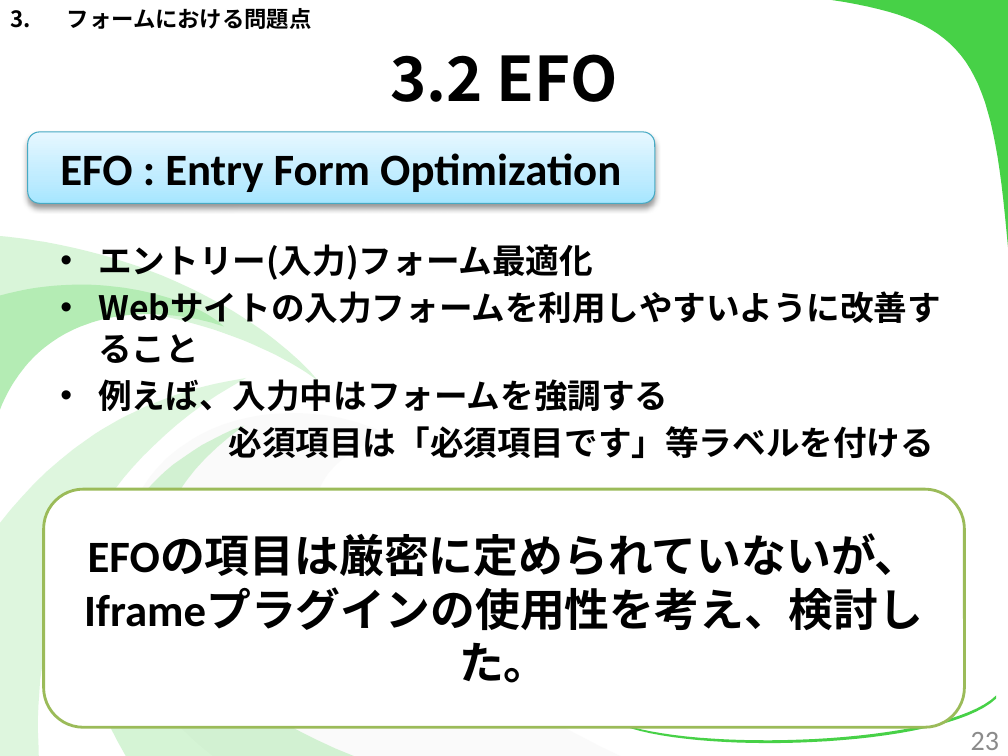
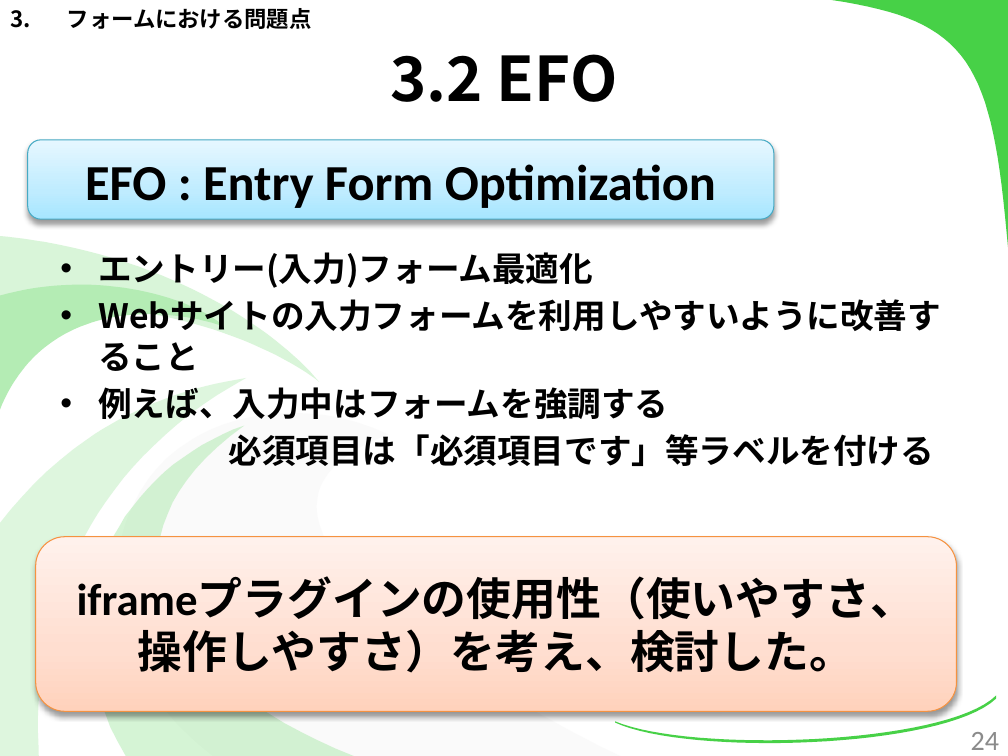
Before and after one commit to kotaro0717/Report-Management, a slide deck: slide 24 of PowerPoint/report_hokada.pptx (slide 23 before the commit). Drawn at 1008x756 pixels with LibreOffice and Linux fonts; fonts in the diff are those of the drawing. Boxes give left, top, right and bottom in pixels: in the first picture for what was removed or moved away, otherwise in the second. Text is boxed around its words. In the diff, an @@ line names an element or a change of style, - is before the commit and + after.

Commit message:
発表用のコメント追記他

```diff
--- a/PowerPoint/report_hokada.pptx
+++ b/PowerPoint/report_hokada.pptx
@@ rounded rectangle "EFO : Entry Form Optimization" resized from (x1=28, y1=132, x2=655, y2=204) to (x1=28, y1=140, x2=774, y2=220) @@
@@ rounded rectangle "EFO : Entry Form Optimization" at (x1=28, y1=140, x2=774, y2=220): size 32 to 36 pt @@
@@ text "エントリー(入力)フォーム最適化" moved from (x1=98, y1=244, x2=934, y2=458) to (x1=98, y1=252, x2=934, y2=466) @@
@@ rounded rectangle "iframeプラグインの使用性（使いやすさ、" resized from (x1=43, y1=489, x2=964, y2=727) to (x1=35, y1=536, x2=956, y2=711) @@
@@ rounded rectangle "iframeプラグインの使用性（使いやすさ、" at (x1=35, y1=536, x2=956, y2=711): fill #FFFFFF to gradient #FFD2BD to #FFDED0 to #FFF2ED; outline #9BBB59 2 pt to #F69240 0.75 pt; shadow on @@
@@ text in rounded rectangle at (x1=77, y1=577, x2=915, y2=673): text changed @@
-EFOの項目は厳密に定められていないが、
-Iframeプラグインの使用性を考え、検討した。
+iframeプラグインの使用性（使いやすさ、
+操作しやすさ）を考え、検討した。
@@ page number at (x1=971, y1=732, x2=999, y2=750): text changed @@
-23
+24
```
Also in this commit, not shown: 24 other slides changed, 4 slides added.
